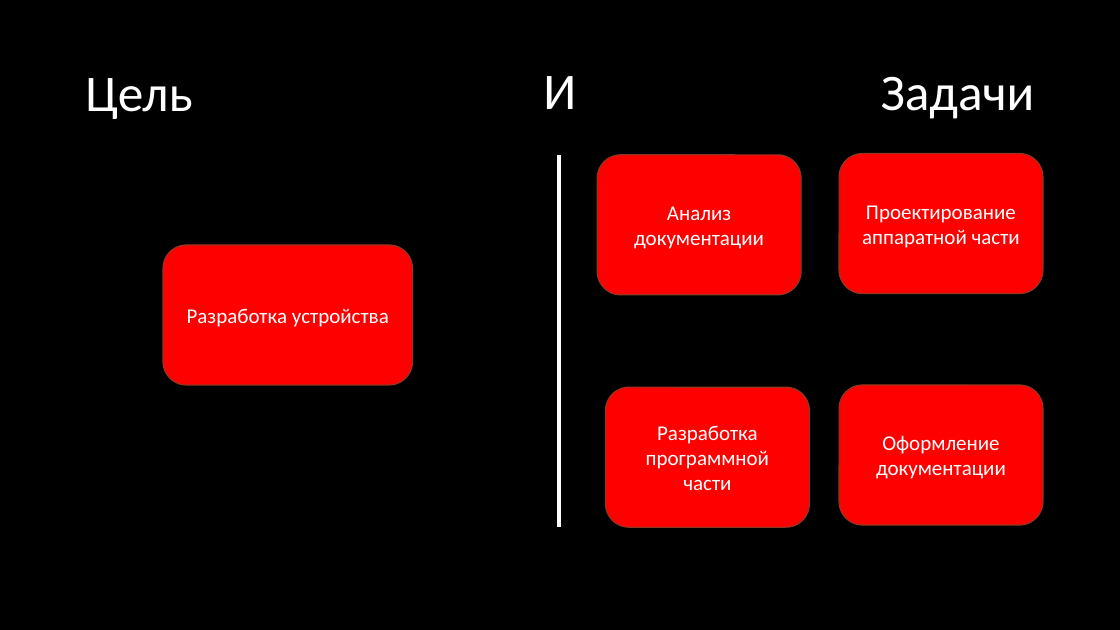
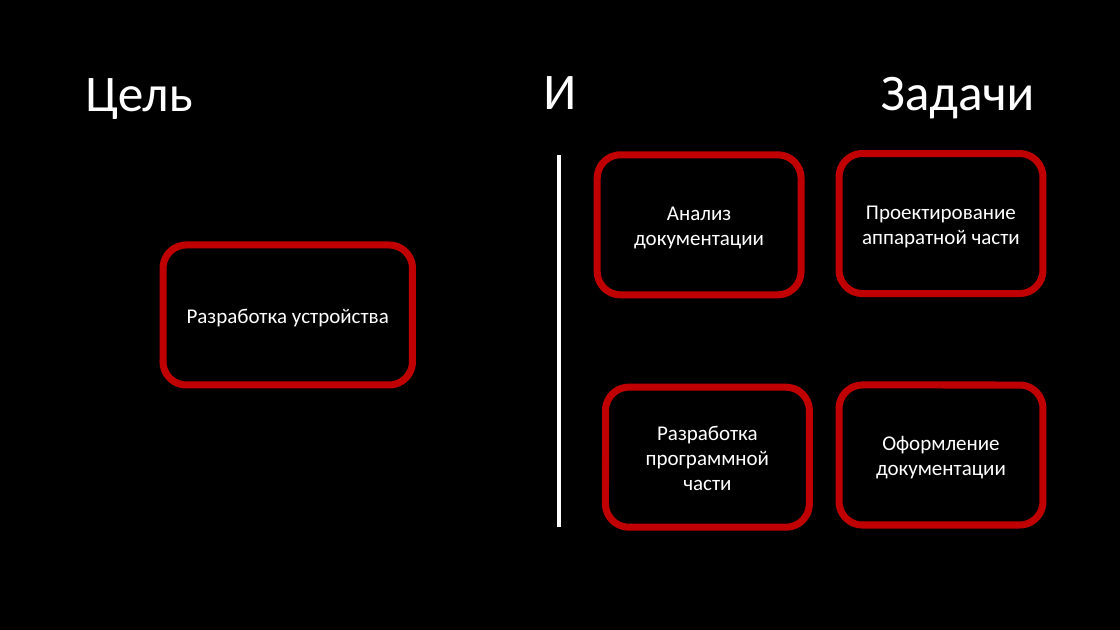
Before and after one commit to maxim5858mru/graduate-work-college-tiu, a slide deck: slide 3 of Text/Дипломная работа/Презентация.pptx. Drawn at 1120x630 pixels with LibreOffice and Linux fonts; fonts in the diff are those of the drawing. Boxes give left, top, right and bottom in pixels: in the first picture for what was removed or moved away, otherwise in the second. Text is boxed around its words. In the diff, an @@ line names an element or a change of style, - is before the commit and + after.

```diff
--- a/Text/Дипломная работа/Презентация.pptx
+++ b/Text/Дипломная работа/Презентация.pptx
@@ fill #FF0000 to none; outline #953621 1 pt to #C00000 6 pt in 5 elements at [163,245,413,386], [839,154,1044,294], [597,155,802,295], [606,387,810,528], [839,385,1044,525] @@
```
Also in this commit, not shown: 5 other slides changed, 1 slide added, 7 other files.
